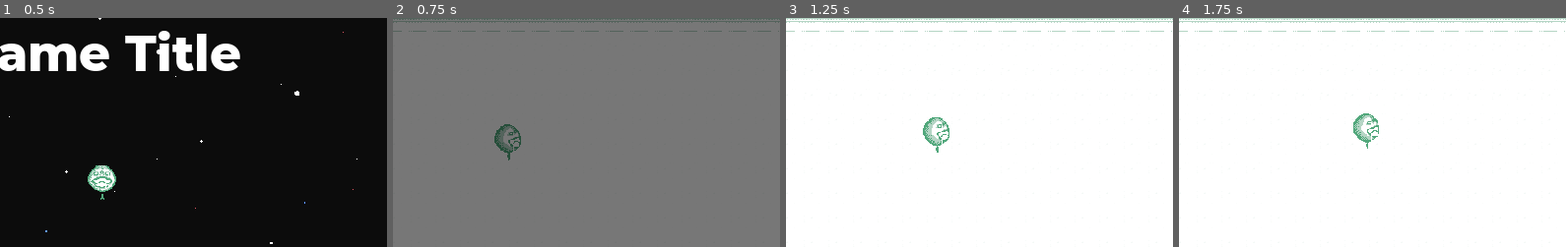
Above: before the commit, frames 1-4 (left to right).
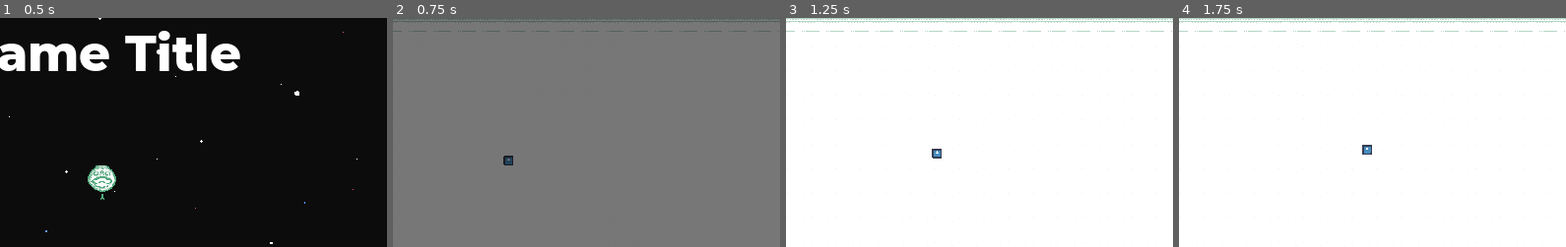
Above: after the commit, the same moments.

Repository: Dukebot/GODOT-GameTemplate-2D
Game: Godot game, scene res://Src/Interface/Menus/TitleScreen.tscn
The game is run twice, just before and just after one commit, with the same random seed, the same clock (stepped at 60 frames per second) and the same inputs. The engine's default icon, where the game draws it, is replaced by a stand-in: a white triangle on a blue panel in a dark square.
Inputs:
- Up to frame 1 (0.5 s): no input
- Up to frame 2 (0.75 s): tap Enter (enter) at 0.5, 0.6 s; hold D (right) from 0.53 s (still down); hold E (interact) from 0.53 s (still down)
- Up to frame 3 (1.25 s): keep holding D (right); keep holding E (interact); tap W (up) at 0.77, 1.07 s
- Up to frame 4 (1.75 s): keep holding D (right); release E (interact) at 1.28 s; tap E (interact) at 1.35 s; tap W (up) at 1.52, 1.55 s
The pictures show only the part of the screen within x 36-86%, y 19-69%; the shares and areas given below are measured in that part.

Frame 1 is identical in both runs. In frame 2, 0.6% of the frame differs, in the area x 26-34%, y 46-65%; in frame 3, 0.6%; in frame 4, 0.6%.

Commit message:
Improvements and cleanning up stuff.

Diff:
--- /dev/null
+++ b/Json/Dialogue/dialogues.json
@@ -0,0 +1,6 @@
+{
+	"test": [
+		["player", "Hello this is a test dialogue..."],
+		["player", "Hmmm... ok this test is over..."]
+	]
+}
--- a/Src/Actors/Areas/DialogueTrigger.gd
+++ b/Src/Actors/Areas/DialogueTrigger.gd
@@ -1,6 +1,6 @@
 extends Area2D
 
-onready var dialogue_component = find_node("DialogueComponent") as DialogueComponent
+onready var dialogue_component: DialogueComponent = get_node("DialogueComponent")
 
 
 func _ready():
@@ -10,7 +10,6 @@
 
 func _on_DialogueTrigger_body_entered(body):
 	dialogue_component.start_dialogue()
-	dialogue_component.show_dialogue_text()
 
 
 func _on_dialogue_component_dialogue_ended():
--- a/Src/Actors/Areas/DialogueTrigger.tscn
+++ b/Src/Actors/Areas/DialogueTrigger.tscn
@@ -1,8 +1,6 @@
-[gd_scene load_steps=3 format=2]
+[gd_scene load_steps=2 format=2]
 
 [ext_resource path="res://Src/Actors/Areas/DialogueTrigger.gd" type="Script" id=1]
-
-[sub_resource type="CircleShape2D" id=1]
 
 [node name="DialogueTrigger" type="Area2D"]
 collision_layer = 0
@@ -10,6 +8,5 @@
 script = ExtResource( 1 )
 
 [node name="CollisionShape2D" type="CollisionShape2D" parent="."]
-shape = SubResource( 1 )
 
 [connection signal="body_entered" from="." to="." method="_on_DialogueTrigger_body_entered"]
--- a/Src/Actors/Characters/Character.gd
+++ b/Src/Actors/Characters/Character.gd
@@ -1,10 +1,4 @@
-class_name Character
-extends TopDownCharacter
-
-onready var sprite: Sprite = $Sprite
-onready var animation_player: AnimationPlayer = $AnimationPlayer
-onready var animation_tree: AnimationTree = $AnimationTree
-onready var animation_state: AnimationNodeStateMachinePlayback = animation_tree["parameters/playback"]
+class_name Character extends TopDownCharacter
 
 
 func _physics_process(delta):
@@ -12,12 +6,10 @@
 	move(direction, delta)
 	animate(direction)
 
+
 func get_input_direction() -> Vector2:
 	return Vector2.ZERO
 
+
 func animate(direction: Vector2):
-	if direction != Vector2.ZERO:
-		animation_tree["parameters/" + animation_state.get_current_node() + "/blend_position"] = direction
-		animation_state.travel("Move")
-	else:
-		animation_state.travel("Idle")
+	pass
--- a/Src/Actors/Characters/Character.tscn
+++ b/Src/Actors/Characters/Character.tscn
@@ -1,281 +1,9 @@
-[gd_scene load_steps=38 format=2]
+[gd_scene load_steps=2 format=2]
 
 [ext_resource path="res://Src/Actors/Characters/Character.gd" type="Script" id=1]
-[ext_resource path="res://Assets/GFX/Characters/Player/MoveDown/4.png" type="Texture" id=2]
-[ext_resource path="res://Assets/GFX/Characters/Player/MoveDown/3.png" type="Texture" id=3]
-[ext_resource path="res://Assets/GFX/Characters/WeirdCharacter/Front/1.png" type="Texture" id=4]
-[ext_resource path="res://Assets/GFX/Characters/Player/MoveUp/1.png" type="Texture" id=5]
-[ext_resource path="res://Assets/GFX/Characters/Player/MoveUp/3.png" type="Texture" id=6]
-[ext_resource path="res://Assets/GFX/Characters/Player/MoveUp/2.png" type="Texture" id=7]
-[ext_resource path="res://Assets/GFX/Characters/WeirdCharacter/Side/3.png" type="Texture" id=8]
-[ext_resource path="res://Assets/GFX/Characters/WeirdCharacter/Side/4.png" type="Texture" id=9]
-[ext_resource path="res://Assets/GFX/Characters/WeirdCharacter/Side/2.png" type="Texture" id=10]
-[ext_resource path="res://Assets/GFX/Characters/Player/MoveUp/4.png" type="Texture" id=11]
-[ext_resource path="res://Assets/GFX/Characters/WeirdCharacter/Side/1.png" type="Texture" id=12]
-[ext_resource path="res://Assets/GFX/Characters/WeirdCharacter/Back/1.png" type="Texture" id=13]
-[ext_resource path="res://Assets/GFX/Characters/Player/MoveDown/1.png" type="Texture" id=14]
-[ext_resource path="res://Assets/GFX/Characters/Player/MoveDown/2.png" type="Texture" id=15]
-
-[sub_resource type="Animation" id=1]
-tracks/0/type = "value"
-tracks/0/path = NodePath("Sprite:texture")
-tracks/0/interp = 1
-tracks/0/loop_wrap = true
-tracks/0/imported = false
-tracks/0/enabled = true
-tracks/0/keys = {
-"times": PoolRealArray( 0 ),
-"transitions": PoolRealArray( 1 ),
-"update": 1,
-"values": [ ExtResource( 4 ) ]
-}
-
-[sub_resource type="Animation" id=2]
-tracks/0/type = "value"
-tracks/0/path = NodePath("Sprite:texture")
-tracks/0/interp = 1
-tracks/0/loop_wrap = true
-tracks/0/imported = false
-tracks/0/enabled = true
-tracks/0/keys = {
-"times": PoolRealArray( 0 ),
-"transitions": PoolRealArray( 1 ),
-"update": 1,
-"values": [ ExtResource( 12 ) ]
-}
-tracks/1/type = "value"
-tracks/1/path = NodePath("Sprite:flip_h")
-tracks/1/interp = 1
-tracks/1/loop_wrap = true
-tracks/1/imported = false
-tracks/1/enabled = true
-tracks/1/keys = {
-"times": PoolRealArray( 0 ),
-"transitions": PoolRealArray( 1 ),
-"update": 1,
-"values": [ true ]
-}
-
-[sub_resource type="Animation" id=3]
-tracks/0/type = "value"
-tracks/0/path = NodePath("Sprite:texture")
-tracks/0/interp = 1
-tracks/0/loop_wrap = true
-tracks/0/imported = false
-tracks/0/enabled = true
-tracks/0/keys = {
-"times": PoolRealArray( 0 ),
-"transitions": PoolRealArray( 1 ),
-"update": 1,
-"values": [ ExtResource( 12 ) ]
-}
-tracks/1/type = "value"
-tracks/1/path = NodePath("Sprite:flip_h")
-tracks/1/interp = 1
-tracks/1/loop_wrap = true
-tracks/1/imported = false
-tracks/1/enabled = true
-tracks/1/keys = {
-"times": PoolRealArray( 0 ),
-"transitions": PoolRealArray( 1 ),
-"update": 1,
-"values": [ false ]
-}
-
-[sub_resource type="Animation" id=4]
-tracks/0/type = "value"
-tracks/0/path = NodePath("Sprite:texture")
-tracks/0/interp = 1
-tracks/0/loop_wrap = true
-tracks/0/imported = false
-tracks/0/enabled = true
-tracks/0/keys = {
-"times": PoolRealArray( 0 ),
-"transitions": PoolRealArray( 1 ),
-"update": 1,
-"values": [ ExtResource( 13 ) ]
-}
-
-[sub_resource type="Animation" id=5]
-loop = true
-step = 0.05
-tracks/0/type = "value"
-tracks/0/path = NodePath("Sprite:texture")
-tracks/0/interp = 1
-tracks/0/loop_wrap = true
-tracks/0/imported = false
-tracks/0/enabled = true
-tracks/0/keys = {
-"times": PoolRealArray( 0, 0.25, 0.5, 0.75 ),
-"transitions": PoolRealArray( 1, 1, 1.56917, 2 ),
-"update": 1,
-"values": [ ExtResource( 14 ), ExtResource( 15 ), ExtResource( 3 ), ExtResource( 2 ) ]
-}
-
-[sub_resource type="Animation" id=6]
-loop = true
-step = 0.25
-tracks/0/type = "value"
-tracks/0/path = NodePath("Sprite:texture")
-tracks/0/interp = 1
-tracks/0/loop_wrap = true
-tracks/0/imported = false
-tracks/0/enabled = true
-tracks/0/keys = {
-"times": PoolRealArray( 0, 0.25, 0.5, 0.75 ),
-"transitions": PoolRealArray( 1, 1, 1, 1 ),
-"update": 1,
-"values": [ ExtResource( 12 ), ExtResource( 10 ), ExtResource( 8 ), ExtResource( 9 ) ]
-}
-tracks/1/type = "value"
-tracks/1/path = NodePath("Sprite:flip_h")
-tracks/1/interp = 1
-tracks/1/loop_wrap = true
-tracks/1/imported = false
-tracks/1/enabled = true
-tracks/1/keys = {
-"times": PoolRealArray( 0 ),
-"transitions": PoolRealArray( 1 ),
-"update": 1,
-"values": [ true ]
-}
-
-[sub_resource type="Animation" id=7]
-loop = true
-step = 0.05
-tracks/0/type = "value"
-tracks/0/path = NodePath("Sprite:texture")
-tracks/0/interp = 1
-tracks/0/loop_wrap = true
-tracks/0/imported = false
-tracks/0/enabled = true
-tracks/0/keys = {
-"times": PoolRealArray( 0, 0.25, 0.5, 0.75 ),
-"transitions": PoolRealArray( 1, 1, 1, 1 ),
-"update": 1,
-"values": [ ExtResource( 12 ), ExtResource( 10 ), ExtResource( 8 ), ExtResource( 9 ) ]
-}
-tracks/1/type = "value"
-tracks/1/path = NodePath("Sprite:flip_h")
-tracks/1/interp = 1
-tracks/1/loop_wrap = true
-tracks/1/imported = false
-tracks/1/enabled = true
-tracks/1/keys = {
-"times": PoolRealArray( 0 ),
-"transitions": PoolRealArray( 1 ),
-"update": 1,
-"values": [ false ]
-}
-
-[sub_resource type="Animation" id=8]
-loop = true
-step = 0.05
-tracks/0/type = "value"
-tracks/0/path = NodePath("Sprite:texture")
-tracks/0/interp = 1
-tracks/0/loop_wrap = true
-tracks/0/imported = false
-tracks/0/enabled = true
-tracks/0/keys = {
-"times": PoolRealArray( 0, 0.25, 0.5, 0.75 ),
-"transitions": PoolRealArray( 1, 2.21914, 1.36604, 1 ),
-"update": 1,
-"values": [ ExtResource( 5 ), ExtResource( 7 ), ExtResource( 6 ), ExtResource( 11 ) ]
-}
-
-[sub_resource type="AnimationNodeAnimation" id=9]
-animation = "idle_left"
-
-[sub_resource type="AnimationNodeAnimation" id=10]
-animation = "idle_down"
-
-[sub_resource type="AnimationNodeAnimation" id=11]
-animation = "idle_right"
-
-[sub_resource type="AnimationNodeAnimation" id=12]
-animation = "idle_up"
-
-[sub_resource type="AnimationNodeBlendSpace2D" id=13]
-blend_point_0/node = SubResource( 9 )
-blend_point_0/pos = Vector2( -1.1, 0 )
-blend_point_1/node = SubResource( 10 )
-blend_point_1/pos = Vector2( 0, 1 )
-blend_point_2/node = SubResource( 11 )
-blend_point_2/pos = Vector2( 1.1, 0 )
-blend_point_3/node = SubResource( 12 )
-blend_point_3/pos = Vector2( 0, -1 )
-min_space = Vector2( -1.1, -1 )
-max_space = Vector2( 1.1, 1 )
-blend_mode = 1
-
-[sub_resource type="AnimationNodeAnimation" id=14]
-animation = "move_left"
-
-[sub_resource type="AnimationNodeAnimation" id=15]
-animation = "move_down"
-
-[sub_resource type="AnimationNodeAnimation" id=16]
-animation = "move_right"
-
-[sub_resource type="AnimationNodeAnimation" id=17]
-animation = "move_up"
-
-[sub_resource type="AnimationNodeBlendSpace2D" id=18]
-blend_point_0/node = SubResource( 14 )
-blend_point_0/pos = Vector2( -1.1, 0 )
-blend_point_1/node = SubResource( 15 )
-blend_point_1/pos = Vector2( 0, 1 )
-blend_point_2/node = SubResource( 16 )
-blend_point_2/pos = Vector2( 1.1, 0 )
-blend_point_3/node = SubResource( 17 )
-blend_point_3/pos = Vector2( 0, -1 )
-min_space = Vector2( -1.1, -1 )
-max_space = Vector2( 1.1, 1 )
-blend_mode = 1
-
-[sub_resource type="AnimationNodeStateMachineTransition" id=19]
-
-[sub_resource type="AnimationNodeStateMachineTransition" id=20]
-
-[sub_resource type="AnimationNodeStateMachine" id=21]
-states/Idle/node = SubResource( 13 )
-states/Idle/position = Vector2( 368, 97 )
-states/Move/node = SubResource( 18 )
-states/Move/position = Vector2( 571, 102 )
-transitions = [ "Idle", "Move", SubResource( 19 ), "Move", "Idle", SubResource( 20 ) ]
-start_node = "Idle"
-graph_offset = Vector2( 46, 14 )
-
-[sub_resource type="AnimationNodeStateMachinePlayback" id=22]
 
 [node name="Character" type="KinematicBody2D"]
 collision_layer = 4
 script = ExtResource( 1 )
 
-[node name="Sprite" type="Sprite" parent="."]
-position = Vector2( -0.34565, -23.3741 )
-texture = ExtResource( 4 )
-flip_h = true
-
 [node name="CollisionShape2D" type="CollisionShape2D" parent="."]
-
-[node name="AnimationPlayer" type="AnimationPlayer" parent="."]
-autoplay = "idle_down"
-anims/idle_down = SubResource( 1 )
-anims/idle_left = SubResource( 2 )
-anims/idle_right = SubResource( 3 )
-anims/idle_up = SubResource( 4 )
-anims/move_down = SubResource( 5 )
-anims/move_left = SubResource( 6 )
-anims/move_right = SubResource( 7 )
-anims/move_up = SubResource( 8 )
-
-[node name="AnimationTree" type="AnimationTree" parent="."]
-tree_root = SubResource( 21 )
-anim_player = NodePath("../AnimationPlayer")
-active = true
-process_mode = 0
-parameters/playback = SubResource( 22 )
-parameters/Idle/blend_position = Vector2( 0, 0 )
-parameters/Move/blend_position = Vector2( 0, 0 )
--- a/Src/Actors/Characters/Enemies/Enemy.gd
+++ b/Src/Actors/Characters/Enemies/Enemy.gd
@@ -1,2 +1 @@
-class_name Enemy
-extends Character
+class_name Enemy extends Character
--- a/Src/Actors/Characters/Enemies/Enemy.tscn
+++ b/Src/Actors/Characters/Enemies/Enemy.tscn
@@ -1,7 +1,12 @@
-[gd_scene load_steps=3 format=2]
+[gd_scene load_steps=4 format=2]
 
 [ext_resource path="res://Src/Actors/Characters/Character.tscn" type="PackedScene" id=1]
 [ext_resource path="res://Src/Actors/Characters/Enemies/Enemy.gd" type="Script" id=2]
 
+[sub_resource type="AnimationNodeStateMachinePlayback" id=1]
+
 [node name="Enemy" instance=ExtResource( 1 )]
 script = ExtResource( 2 )
+
+[node name="AnimationTree" parent="." index="3"]
+parameters/playback = SubResource( 1 )
--- a/Src/Actors/Characters/NPCs/NPC.gd
+++ b/Src/Actors/Characters/NPCs/NPC.gd
@@ -1 +1 @@
-extends Character
+class_name NPC extends Character
--- a/Src/Actors/Characters/NPCs/NPC.tscn
+++ b/Src/Actors/Characters/NPCs/NPC.tscn
@@ -1,7 +1,12 @@
-[gd_scene load_steps=3 format=2]
+[gd_scene load_steps=4 format=2]
 
 [ext_resource path="res://Src/Actors/Characters/Character.tscn" type="PackedScene" id=1]
 [ext_resource path="res://Src/Actors/Characters/NPCs/NPC.gd" type="Script" id=2]
 
+[sub_resource type="AnimationNodeStateMachinePlayback" id=1]
+
 [node name="NPC" instance=ExtResource( 1 )]
 script = ExtResource( 2 )
+
+[node name="AnimationTree" parent="." index="3"]
+parameters/playback = SubResource( 1 )
--- a/Src/Actors/Characters/Player/Player.gd
+++ b/Src/Actors/Characters/Player/Player.gd
@@ -5,7 +5,7 @@
 
 
 func _input(event):
-	if Input.is_action_pressed("interact"):
+	if event.is_action_pressed("interact"):
 		interaction_ray_cast.interact()
 
 
--- a/Src/Actors/Characters/Player/Player.tscn
+++ b/Src/Actors/Characters/Player/Player.tscn
@@ -3,20 +3,20 @@
 [ext_resource path="res://Src/Actors/Characters/Character.tscn" type="PackedScene" id=1]
 [ext_resource path="res://Src/Actors/Characters/Player/Player.gd" type="Script" id=2]
 [ext_resource path="res://Src/Components/Interaction/InteractionRayCast.tscn" type="PackedScene" id=3]
+[ext_resource path="res://icon.png" type="Texture" id=4]
 
 [sub_resource type="CircleShape2D" id=1]
 radius = 3.70407
-
-[sub_resource type="AnimationNodeStateMachinePlayback" id=2]
 
 [node name="Player" instance=ExtResource( 1 )]
 script = ExtResource( 2 )
 max_speed = 50.0
 
+[node name="Sprite" type="Sprite" parent="." index="0"]
+scale = Vector2( 0.2, 0.2 )
+texture = ExtResource( 4 )
+
 [node name="CollisionShape2D" parent="." index="1"]
 shape = SubResource( 1 )
 
-[node name="AnimationTree" parent="." index="3"]
-parameters/playback = SubResource( 2 )
-
-[node name="InteractionRayCast" parent="." index="4" instance=ExtResource( 3 )]
+[node name="InteractionRayCast" parent="." index="2" instance=ExtResource( 3 )]
--- a/Src/Components/DialogueComponent.gd
+++ b/Src/Components/DialogueComponent.gd
@@ -6,8 +6,8 @@
 
 const JSON_DIALOGUE_PATH = "res://Json/Dialogue/"
 
-export (String) var dialogue_file_name
-export (String) var dialogue_id
+export (String) var dialogue_file_name = "dialogues.json"
+export (String) var dialogue_id = "test"
 
 var dialogue_data: Array
 var dialogue_running: bool = false
@@ -15,37 +15,37 @@
 
 
 func _ready():
+	add_to_group("dialogue_component")
+	set_process_input(false)
 	load_dialogue()
 
 
-func load_dialogue():
-	var path = JSON_DIALOGUE_PATH + dialogue_file_name + ".json"
-	var json_result = Utils.get_json_result(path)
-	dialogue_data = json_result[dialogue_id]
-
-
-func interact():
-	if not dialogue_running:
-		start_dialogue()
-	else:
+func _input(event):
+	if event.is_action_pressed("interact"):
 		if current_dialogue_index == dialogue_data.size():
 			end_dialogue()
 		else:
 			show_dialogue_text()
 
 
+func load_dialogue():
+	var json_result = Utils.get_json_result(JSON_DIALOGUE_PATH + dialogue_file_name)
+	dialogue_data = json_result[dialogue_id]
+
+
 func start_dialogue():
 	if not dialogue_running:
 		dialogue_running = true
-		Events.emit_signal("dettach_controls")
 		emit_signal("dialogue_started")
+		show_dialogue_text()
+		set_process_input(true)
 
 
 func end_dialogue():
-	Events.emit_signal("attach_controls")
-	emit_signal("dialogue_ended")
 	dialogue_running = false
 	current_dialogue_index = 0
+	emit_signal("dialogue_ended")
+	set_process_input(false)
 
 
 func show_dialogue_text():
--- a/Src/Components/Interaction/InteractionRayCast.gd
+++ b/Src/Components/Interaction/InteractionRayCast.gd
@@ -1,6 +1,12 @@
 class_name InteractionRayCast extends RayCast2D
 
+export var ray_length: float = 10
+
 var interaction_area: InteractionArea
+
+
+func _ready():
+	set_direction(Vector2.DOWN)
 
 
 func _process(delta):
@@ -21,10 +27,8 @@
 func interact():
 	if interaction_area:
 		interaction_area.interact(owner)
-	else:
-		print("Nothing to interact...")
 
 
 func set_direction(direction: Vector2):
 	if direction != Vector2.ZERO:
-		cast_to = direction * 10
+		cast_to = direction * ray_length
--- a/Src/Actors/Characters/SideScrollerCharacter.gd
+++ b/Src/Components/Movement/SideScrollerMovement.gd
@@ -1,6 +1,4 @@
-class_name SideScrollerCharacter
-extends KinematicBody
-
+class_name SideScrollerMovement extends Node
 
 const UP = Vector2(0, -1)
 
@@ -13,7 +11,7 @@
 
 var motion = Vector2()
 
-onready var parent = get_parent()
+onready var kinematic_body: KinematicBody2D = get_parent()
 
 
 #Public
@@ -24,7 +22,7 @@
 func move(direction: int, jumped: bool, delta: float):
 	horizontal_movement(direction, delta)
 	vertical_movement(direction, jumped, delta)
-	motion = parent.move_and_slide(motion, UP)
+	motion = kinematic_body.move_and_slide(motion, UP)
 
 
 #Private
@@ -46,7 +44,7 @@
 
 
 func vertical_movement(direction, jumped, delta):
-	if not parent.is_on_floor():
+	if not kinematic_body.is_on_floor():
 		motion.y += GRAVITY * delta
 	else:
 		motion.y = 0
--- /dev/null
+++ b/Src/Components/Movement/TopDownMovement.gd
@@ -0,0 +1,17 @@
+class_name TopDownMovement extends Node
+
+export var acceleration: float = 2000
+export var friction: float = 2000
+export var max_speed: float = 300
+
+var linear_velocity: Vector2 = Vector2()
+
+onready var kinematic_body: KinematicBody2D = get_parent()
+
+
+func move(direction: Vector2, delta: float):
+	if direction != Vector2.ZERO:
+		linear_velocity = linear_velocity.move_toward(direction * max_speed, acceleration * delta)
+	else:
+		linear_velocity = linear_velocity.move_toward(Vector2.ZERO, friction * delta)
+	linear_velocity = kinematic_body.move_and_slide(linear_velocity)
--- a/Src/Interface/ScreenTransitionRect.gd
+++ b/Src/Interface/ScreenTransitionRect.gd
@@ -1,4 +1,4 @@
-extends ColorRect
+class_name ScreenTransitionRect extends ColorRect
 
 # Reference to the _AnimationPlayer_ node
 onready var _anim_player := $AnimationPlayer
--- a/Src/Map/Map.gd
+++ b/Src/Map/Map.gd
@@ -1,31 +1,50 @@
 class_name Map extends Node2D
 
-onready var characters = find_node("Characters") as YSort
+onready var y_sort: YSort = get_node("YSort")
+onready var characters: YSort = y_sort.find_node("Characters")
 
-onready var canvas_layer = $CanvasLayer
-onready var screen_transition_rect = canvas_layer.find_node("ScreenTransitionRect") as ColorRect
-onready var message_box = canvas_layer.find_node("MessageBox") as MessageBox
+onready var canvas_layer: CanvasLayer = get_node("CanvasLayer")
+onready var screen_transition_rect: ScreenTransitionRect = canvas_layer.find_node("ScreenTransitionRect")
+onready var message_box: MessageBox = canvas_layer.find_node("MessageBox")
 
 func _ready():
 	#AudioServer.set_bus_mute(AudioServer.get_bus_index("Master"), true)
 	Events.connect("change_scene", self, "_on_change_scene")
-	Events.connect("dettach_controls", self, "_on_dettach_controls")
-	Events.connect("attach_controls", self, "_on_attach_controls")
 
 	for interaction in get_tree().get_nodes_in_group("Interaction"):
 		interaction.connect("show_message", message_box, "show_message")
 		interaction.connect("hide_message", message_box, "hide_message")
+
+	for dialogue_component in get_tree().get_nodes_in_group("dialogue_component"):
+		dialogue_component.connect("dialogue_started", self, "_on_dialogue_started")
+		dialogue_component.connect("dialogue_ended", self, "_on_dialogue_ended")
+		dialogue_component.connect("show_dialogue_text", self, "_on_show_dialogue_text")
 
 
 func _on_change_scene(scene_path: String):
 	screen_transition_rect.transition_to(scene_path)
 
 
-func _on_dettach_controls():
+func _on_dialogue_started() -> void:
+	dettach_controls()
+
+func _on_dialogue_ended() -> void:
+	attach_controls()
+	message_box.hide_message()
+
+func _on_show_dialogue_text(speaker_name: String, text: String) -> void:
+	message_box.show_message(text)
+
+
+func dettach_controls():
 	for character in characters.get_children():
+		character.set_process_input(false)
+		character.set_process(false)
 		character.set_physics_process(false)
 
 
-func _on_attach_controls():
+func attach_controls():
 	for character in characters.get_children():
+		character.set_process_input(true)
+		character.set_process(true)
 		character.set_physics_process(true)
--- a/Src/Map/MapTemplate.tscn
+++ b/Src/Map/MapTemplate.tscn
@@ -10,6 +10,8 @@
 [ext_resource path="res://Assets/GFX/Tiles/Side.png" type="Texture" id=8]
 [ext_resource path="res://Src/Interface/MessageBox/MessageBox.tscn" type="PackedScene" id=9]
 [ext_resource path="res://Src/Components/Interaction/Interaction.tscn" type="PackedScene" id=10]
+[ext_resource path="res://Src/Actors/Areas/DialogueTrigger.tscn" type="PackedScene" id=11]
+[ext_resource path="res://Src/Components/DialogueComponent.gd" type="Script" id=12]
 
 [sub_resource type="ConvexPolygonShape2D" id=1]
 points = PoolVector2Array( 0, 0, 0, 0, 0, 0, 0, 0 )
@@ -75,6 +77,9 @@
 2/shapes = [  ]
 2/z_index = 0
 
+[sub_resource type="CircleShape2D" id=4]
+radius = 29.0746
+
 [node name="MapTemplate" type="Node2D"]
 script = ExtResource( 1 )
 
@@ -116,12 +121,21 @@
 [node name="RemoteTransform2D" type="RemoteTransform2D" parent="YSort/Characters/Player"]
 remote_path = NodePath("../../../Camera2D")
 
-[node name="StaticObjects" type="YSort" parent="YSort"]
+[node name="StaticBodies" type="YSort" parent="YSort"]
 
 [node name="Areas" type="Node2D" parent="."]
 
 [node name="Interaction" parent="Areas" instance=ExtResource( 10 )]
 message = "test"
+
+[node name="DialogueTrigger" parent="Areas" instance=ExtResource( 11 )]
+position = Vector2( 127.423, 103.826 )
+
+[node name="CollisionShape2D" parent="Areas/DialogueTrigger" index="0"]
+shape = SubResource( 4 )
+
+[node name="DialogueComponent" type="Node" parent="Areas/DialogueTrigger"]
+script = ExtResource( 12 )
 
 [node name="BackgroundMusic" type="AudioStreamPlayer" parent="."]
 stream = ExtResource( 4 )
@@ -134,3 +148,5 @@
 
 [node name="MessageBox" parent="CanvasLayer" instance=ExtResource( 9 )]
 visible = false
+
+[editable path="Areas/DialogueTrigger"]
--- a/Src/Singletons/Globals.gd
+++ b/Src/Singletons/Globals.gd
@@ -1,3 +1,6 @@
 extends Node
 
 const TITLE_SCREEN_PATH = "res://Src/Interface/Menus/TitleScreen.tscn"
+
+const JSON_PATH = "res://Json/"
+const MAP_PATH = "res://Src/Map/Maps/"
--- a/project.godot
+++ b/project.godot
@@ -75,14 +75,24 @@
 "path": "res://Src/Interface/MessageBox/MessageBox.gd"
 }, {
 "base": "Character",
+"class": "NPC",
+"language": "GDScript",
+"path": "res://Src/Actors/Characters/NPCs/NPC.gd"
+}, {
+"base": "Character",
 "class": "Player",
 "language": "GDScript",
 "path": "res://Src/Actors/Characters/Player/Player.gd"
 }, {
-"base": "KinematicBody",
-"class": "SideScrollerCharacter",
-"language": "GDScript",
-"path": "res://Src/Actors/Characters/SideScrollerCharacter.gd"
+"base": "ColorRect",
+"class": "ScreenTransitionRect",
+"language": "GDScript",
+"path": "res://Src/Interface/ScreenTransitionRect.gd"
+}, {
+"base": "Node",
+"class": "SideScrollerMovement",
+"language": "GDScript",
+"path": "res://Src/Components/Movement/SideScrollerMovement.gd"
 }, {
 "base": "Menu",
 "class": "TitleScreen",
@@ -93,6 +103,11 @@
 "class": "TopDownCharacter",
 "language": "GDScript",
 "path": "res://Src/Actors/Characters/TopDownCharacter.gd"
+}, {
+"base": "Node",
+"class": "TopDownMovement",
+"language": "GDScript",
+"path": "res://Src/Components/Movement/TopDownMovement.gd"
 } ]
 _global_script_class_icons={
 "Animator": "",
@@ -108,10 +123,13 @@
 "MapTeleporter": "",
 "Menu": "",
 "MessageBox": "",
+"NPC": "",
 "Player": "",
-"SideScrollerCharacter": "",
+"ScreenTransitionRect": "",
+"SideScrollerMovement": "",
 "TitleScreen": "",
-"TopDownCharacter": ""
+"TopDownCharacter": "",
+"TopDownMovement": ""
 }
 
 [application]
Not shown: 1 places in Src/Map/MapTemplate.tscn that only renumber resources
